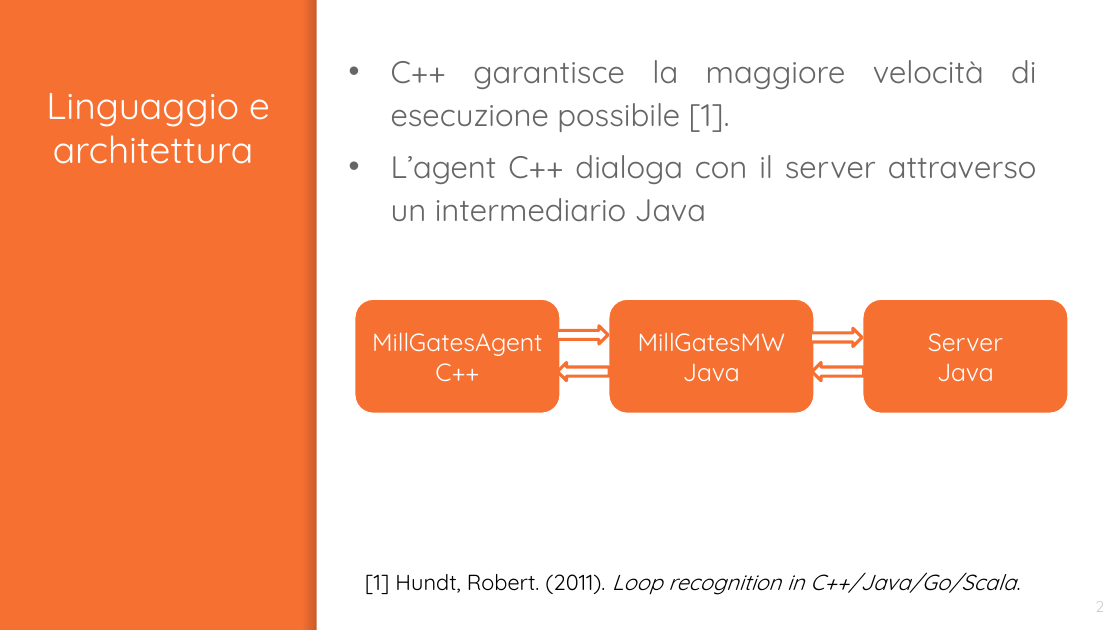
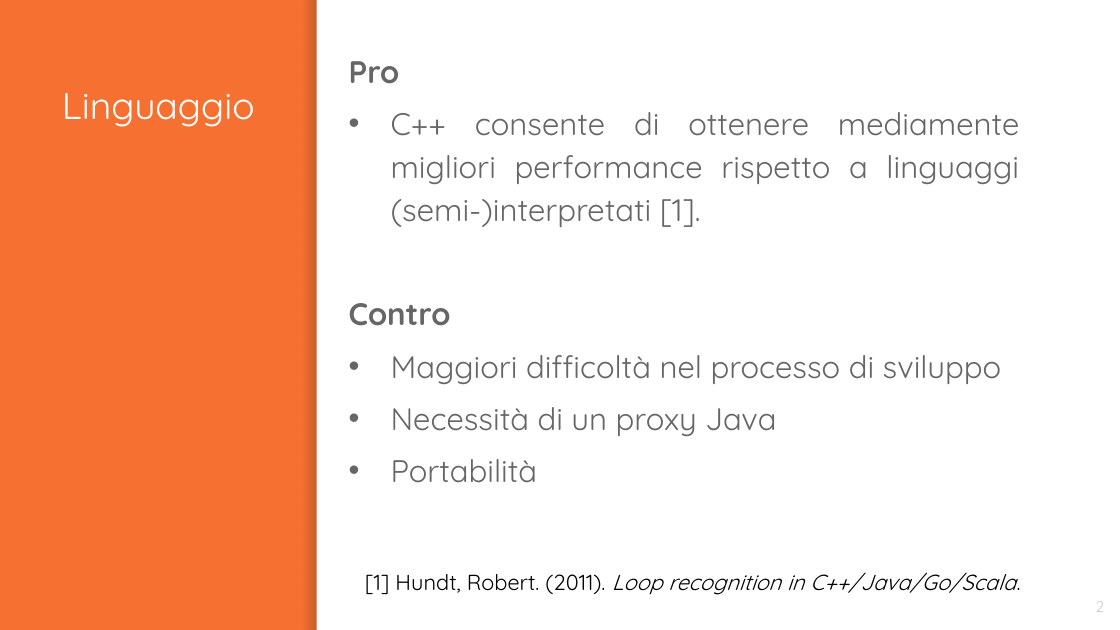
Before and after one commit to graitanto21/MillGates, a slide deck: slide 2 of Presentation/MillGates.pptx. Drawn at 1120x630 pixels with LibreOffice and Linux fonts; fonts in the diff are those of the drawing. Boxes give left, top, right and bottom in pixels: in the first picture for what was removed or moved away, otherwise in the second. Text is boxed around its words. In the diff, an @@ line names an element or a change of style, - is before the commit and + after.

```diff
--- a/Presentation/MillGates.pptx
+++ b/Presentation/MillGates.pptx
@@ text added at (x1=349, y1=61, x2=1019, y2=483), 20 pt, text #666666 @@
+Pro
+• C++ consente di ottenere mediamente migliori performance rispetto a linguaggi (semi-)interpretati [1].
+Contro
+• Maggiori difficoltà nel processo di sviluppo
+• Necessità di un proxy Java
+• Portabilità
@@ text removed at (x1=391, y1=60, x2=1037, y2=222) @@
-• C++ garantisce la maggiore velocità di esecuzione possibile [1].
-• L’agent C++ dialoga con il server attraverso un intermediario Java
@@ title at (x1=62, y1=93, x2=255, y2=127): text changed @@
-Linguaggio e architettura
+Linguaggio
@@ right arrow removed at (x1=810, y1=328, x2=861, y2=346) @@
@@ group removed at (x1=354, y1=298, x2=1070, y2=413): 3 rounded rectangles, 3 right arrows @@
-Server
-Java
-MillGatesAgent
-C++
-MillGatesMW
-Java
```
Also in this commit, not shown: 4 other slides changed.
